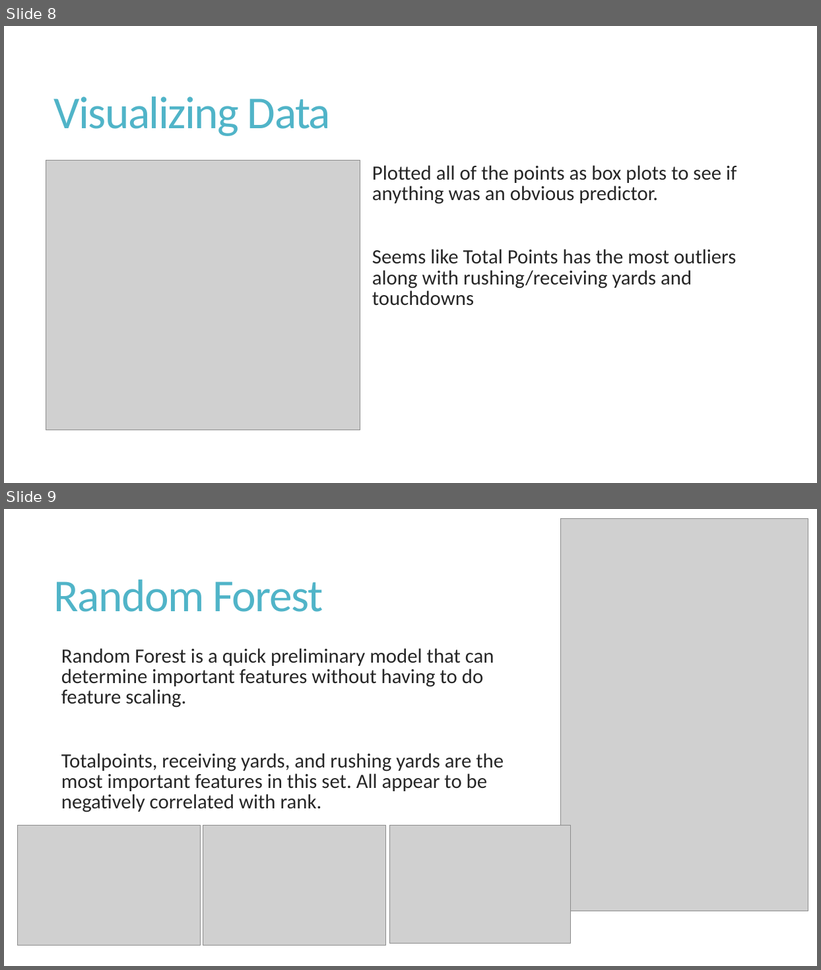
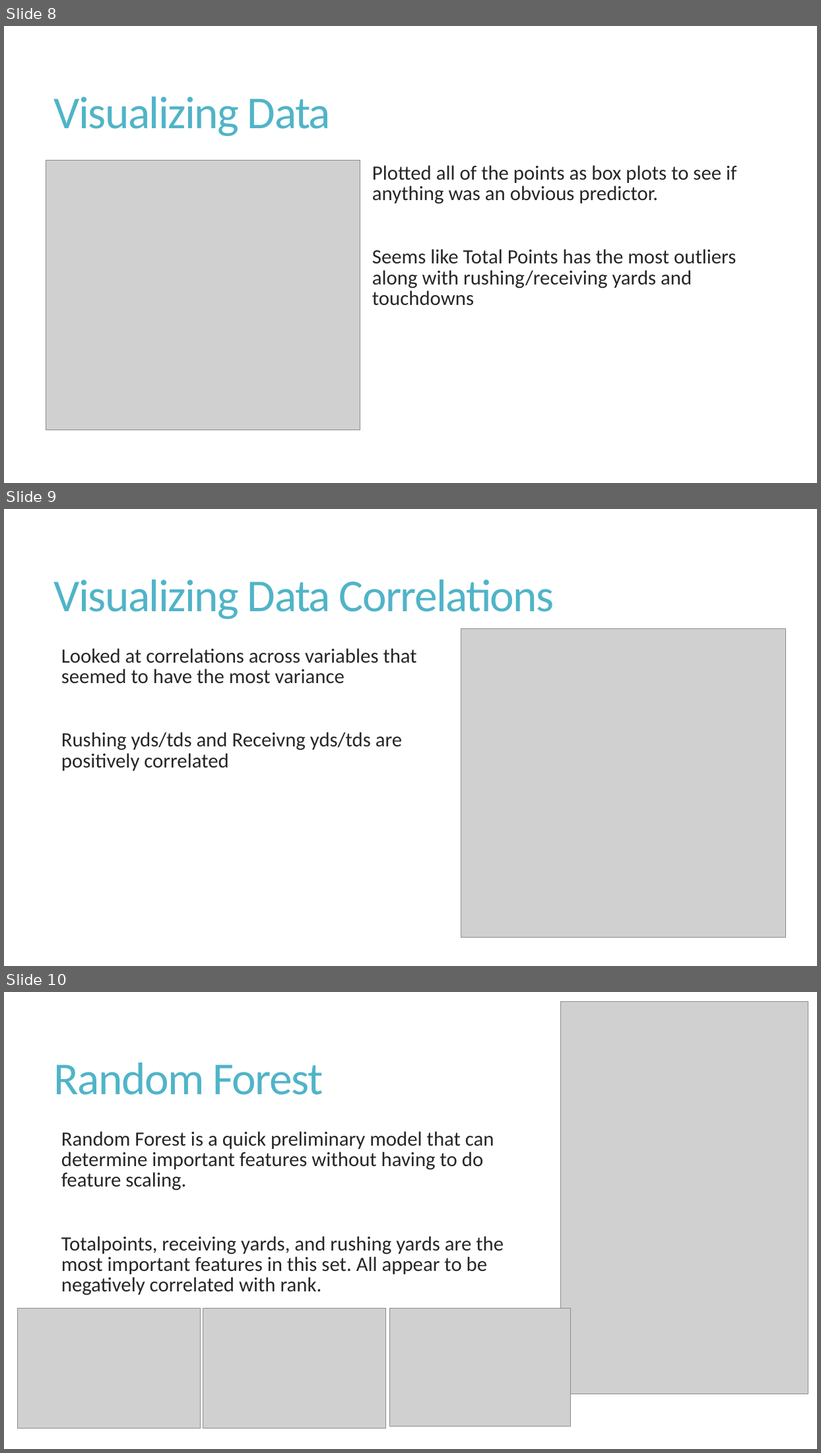
Before and after one commit to wendybo/GA_Class_Project, a slide deck: NFLRank_final_WY.pptx. Shown one above the other, each under a label of ours: slides 8 and 9 before the commit, slides 8, 9 and 10 after it. The pictures are 821x970 and 821x1453 pixels, drawn with LibreOffice and Linux fonts; fonts in the diff are those of the drawing; grey boxes stand for pictures. Boxes give left, top, right and bottom in pixels: in the first picture for what was removed or moved away, otherwise in the second. Text is boxed around its words. In the diff, an @@ line names an element or a change of style, - is before the commit and + after.

```diff
--- a/NFLRank_final_WY.pptx
+++ b/NFLRank_final_WY.pptx
@@ slide 9 added at [4,509,817,966], background #FFFFFF @@
@@ title added at [54,580,554,619], 54 pt, text #50B4C8 @@
+Visualizing Data Correlations
@@ picture added at [461,628,786,938] @@
@@ text added at [61,648,417,771], 24 pt, text #262626 @@
+  Looked at correlations across variables that seemed to have the most variance
+  Rushing yds/tds and Receivng yds/tds are positively correlated
@@ what was slide 9 is now slide 10 @@
```
Also in this commit, not shown: 1 other file.
